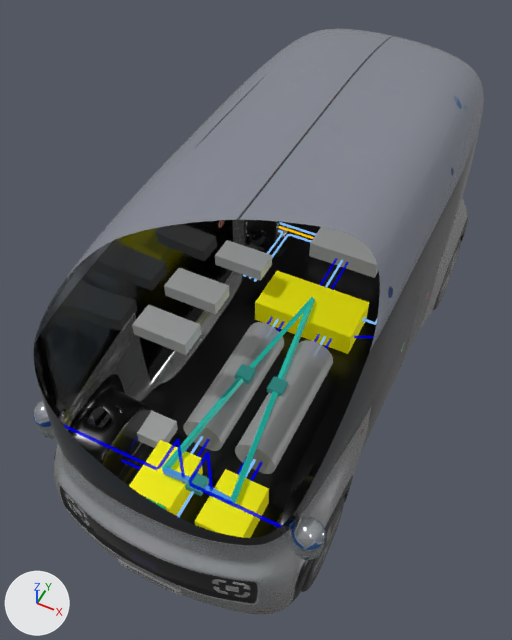
A saved change to the glTF model apps/pleos_reconfig_studio/lib/assets/roii_reconfig.glb.
Rendered twice from a 50 mm lens placed at (13.1, -32.0, 45.5), pointed at (-1.6, -2.7, 8.9). Every picture has the same lights, and +X, +Y and +Z are marked at lower left. The older version comes first. Everything nearer to the camera than a plane just in front of the edit is cut away. Where no turn or scale is listed for an object, it has been applied to the vertices.

In view in the first picture: 'FrontZC_split_switches', 'Link_FrontA_ESPAB_In', 'Link_FrontA_ESPAB_Out', 'Link_FrontA_ESPAR_In', 'Link_FrontA_ESPAR_Out', 'Link_FrontB_ESPBR_In', 'Link_FrontB_ESPBR_Out', 'Mesh_14', 'Mesh_16', 'Mesh_18', 'Mesh_2', 'Mesh_20', 'Mesh_4', 'Mesh_6', 'Mesh_8', 'textured_meshobj' and 19 more.
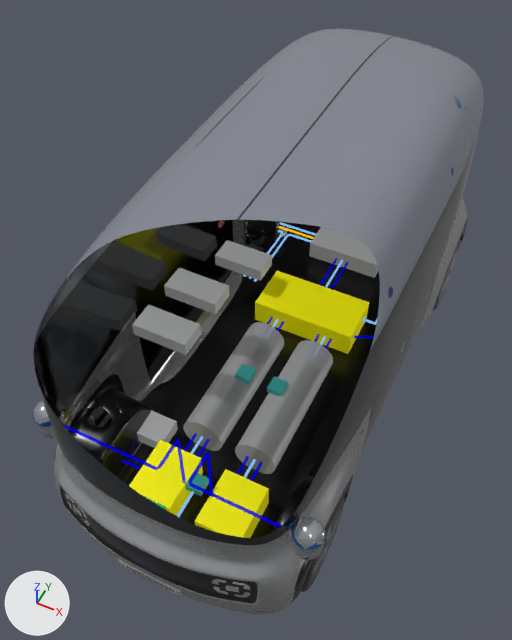
Commit message: Preserve native ROII network paths

What changed in the scene script:
```text
Remove ob_link_fronta_espab_in:
    ob_link_fronta_espab_in = bpy.data.objects.new('Link_FrontA_ESPAB_In', me_reconfiglinkabmesh)
    ob_link_fronta_espab_in.location = (-1.23, -14.0, 5.47)
    ob_link_fronta_espab_in.rotation_euler = (-0.102, 0.101, 1.56)  # degrees (-5.8, 5.8, 89)
    ob_link_fronta_espab_in.scale = (0.34, 2.46, 0.34)
Remove ob_link_fronta_espab_out:
    ob_link_fronta_espab_out = bpy.data.objects.new('Link_FrontA_ESPAB_Out', me_reconfiglinkabmesh)
    ob_link_fronta_espab_out.location = (1.23, -14.0, 5.47)
    ob_link_fronta_espab_out.rotation_euler = (0.102, -0.101, 1.56)  # degrees (5.8, -5.8, 89)
    ob_link_fronta_espab_out.scale = (0.34, 2.46, 0.34)
Remove ob_link_fronta_espar_in:
    ob_link_fronta_espar_in = bpy.data.objects.new('Link_FrontA_ESPAR_In', me_reconfiglinkzonalmesh)
    ob_link_fronta_espar_in.location = (-1.85, -9.5, 5.47)
    ob_link_fronta_espar_in.rotation_euler = (-0.03, 0.409, 2.997)  # degrees (-1.7, 23, 172)
    ob_link_fronta_espar_in.scale = (0.34, 9.08, 0.34)
Remove ob_link_fronta_espar_out:
    ob_link_fronta_espar_out = bpy.data.objects.new('Link_FrontA_ESPAR_Out', me_reconfiglinkzonalmesh)
    ob_link_fronta_espar_out.location = (-0.62, -0.5, 5.47)
    ob_link_fronta_espar_out.rotation_euler = (0.0298, -0.393, 2.992)  # degrees (1.7, -23, 171)
    ob_link_fronta_espar_out.scale = (0.34, 9.09, 0.34)
Remove ob_link_frontb_espbr_in:
    ob_link_frontb_espbr_in = bpy.data.objects.new('Link_FrontB_ESPBR_In', me_reconfiglinkzonalmesh)
    ob_link_frontb_espbr_in.location = (1.85, -9.5, 5.47)
    ob_link_frontb_espbr_in.rotation_euler = (-0.03, -0.409, -2.997)  # degrees (-1.7, -23, -172)
    ob_link_frontb_espbr_in.scale = (0.34, 9.08, 0.34)
Remove ob_link_frontb_espbr_out:
    ob_link_frontb_espbr_out = bpy.data.objects.new('Link_FrontB_ESPBR_Out', me_reconfiglinkzonalmesh)
    ob_link_frontb_espbr_out.location = (0.62, -0.5, 5.47)
    ob_link_frontb_espbr_out.rotation_euler = (0.0298, 0.393, -2.992)  # degrees (1.7, 23, -171)
    ob_link_frontb_espbr_out.scale = (0.34, 9.09, 0.34)
```

Location of each change, (x1, y1, x2, y2) in pixels of the pictures (512 x 640 px):
'Link_FrontA_ESPAR_In', deleted
    before: (162, 378, 244, 470)
'Link_FrontB_ESPBR_In', deleted
    before: (231, 391, 278, 503)
'Link_FrontB_ESPBR_Out', deleted (cyan)
    before: (278, 298, 315, 380)
'Link_FrontA_ESPAR_Out', deleted
    before: (249, 297, 315, 368)
'Link_FrontA_ESPAB_In', deleted
    before: (162, 468, 190, 483)
'Link_FrontA_ESPAB_Out', deleted
    before: (204, 485, 234, 502)
